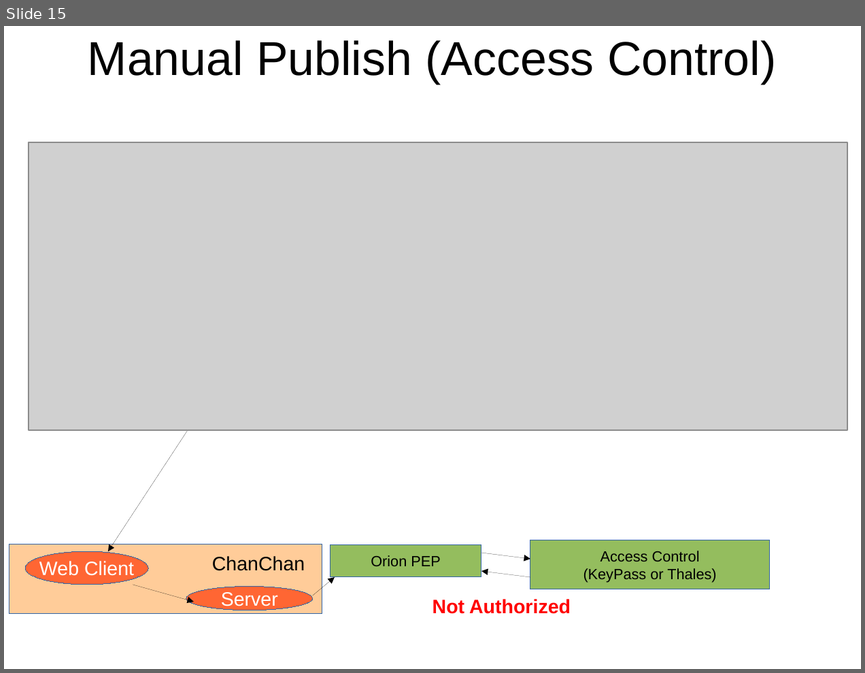
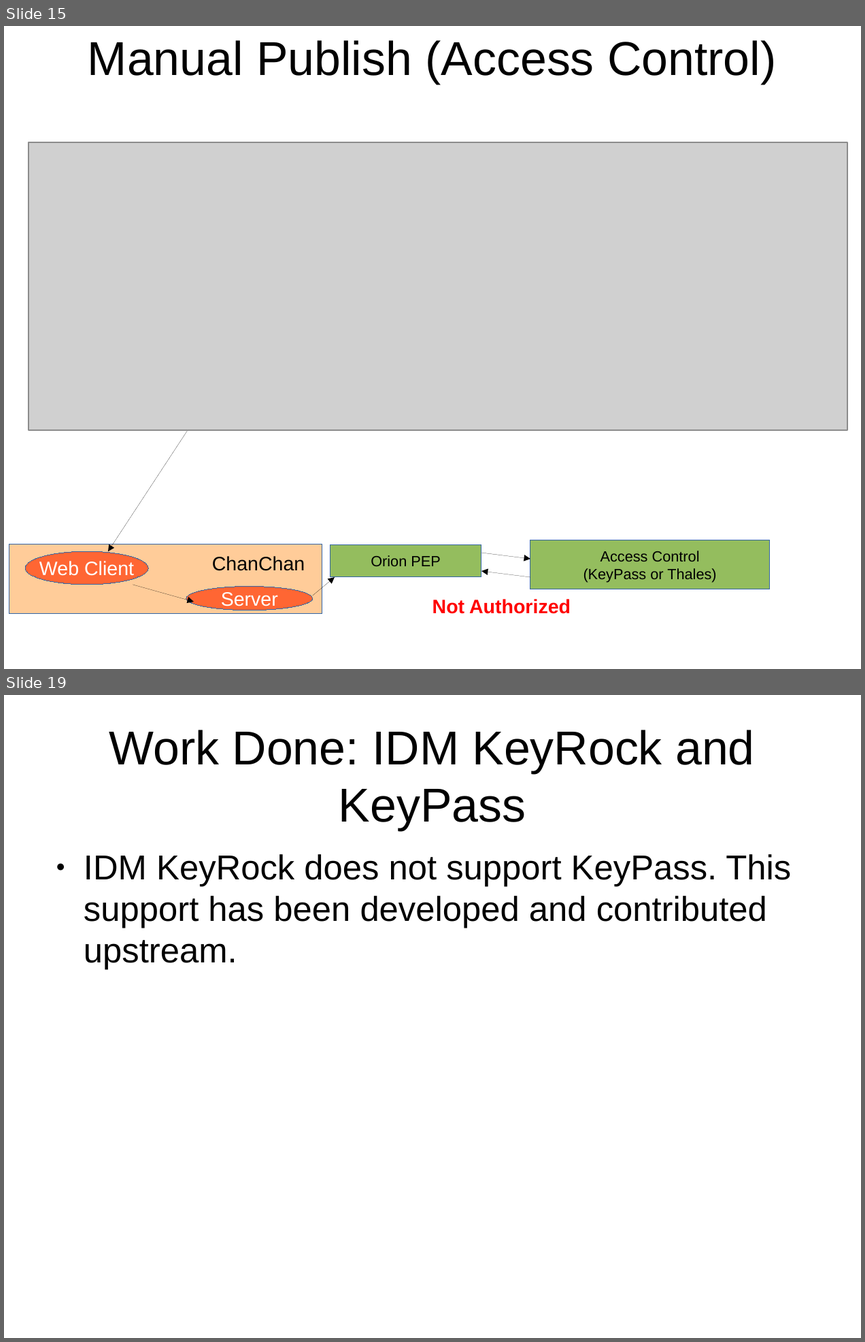
Before and after one commit to Bitergia/fiware-chanchan, a slide deck: doc/ChanChan.odp. Shown one above the other, each under a label of ours: slide 15 before the commit, slides 15 and 19 after it; the slides between them are not shown. The pictures are 865x673 and 865x1342 pixels, drawn with LibreOffice and Linux fonts; fonts in the diff are those of the drawing; grey boxes stand for pictures. Boxes give left, top, right and bottom in pixels: in the first picture for what was removed or moved away, otherwise in the second. Text is boxed around its words. In the diff, an @@ line names an element or a change of style, - is before the commit and + after.

```diff
--- a/doc/ChanChan.odp
+++ b/doc/ChanChan.odp
@@ slide 19 added at <box>4,695,861,1338</box>, background #FFFFFF @@
@@ title added at <box>109,730,754,830</box>, 44 pt, text #000000 @@
+Work Done: IDM KeyRock and KeyPass
@@ text added at <box>84,854,791,970</box>, 32 pt, text #000000 @@
+● IDM KeyRock does not support KeyPass. This support has been developed and contributed upstream.
```
Also in this commit, not shown: 1 slide changed, 5 other slides added, 1 other file.
